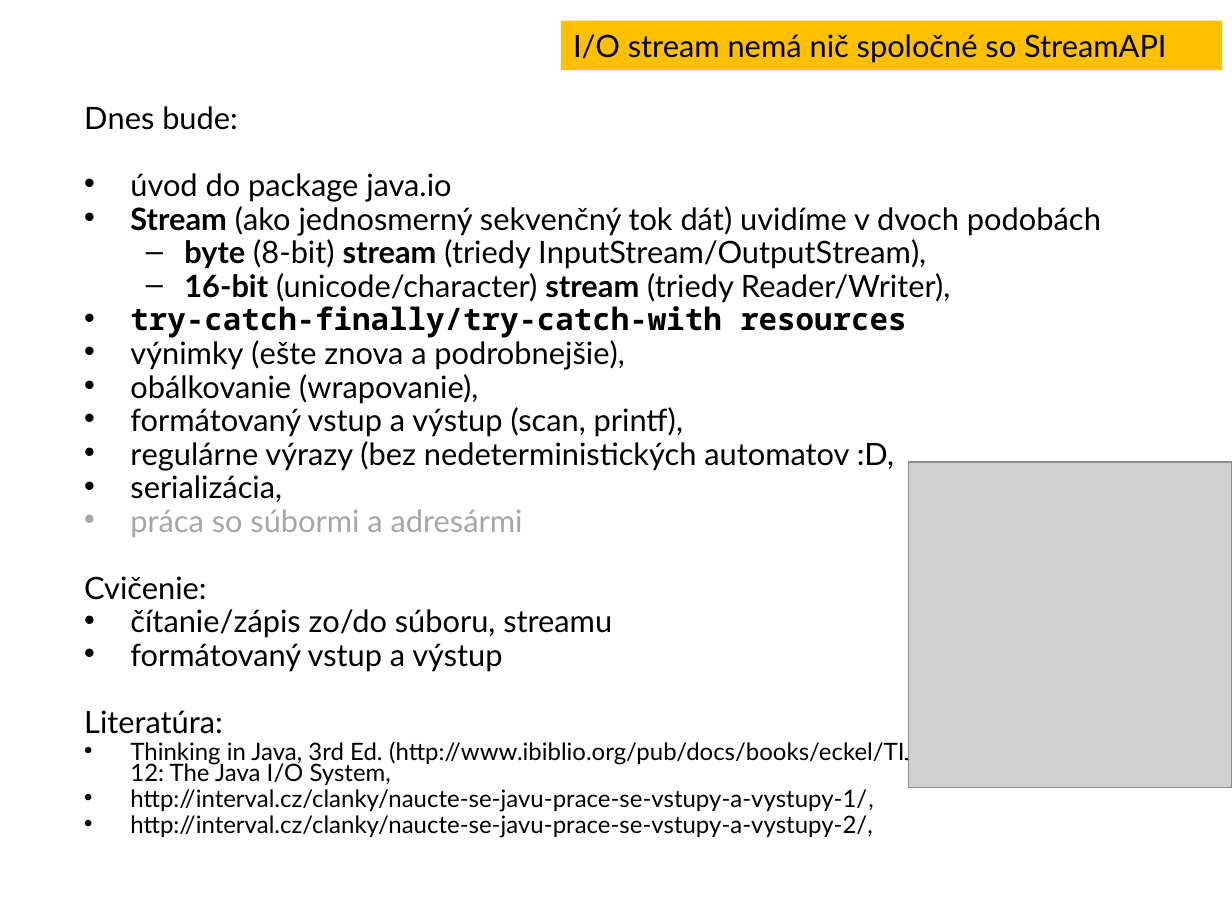
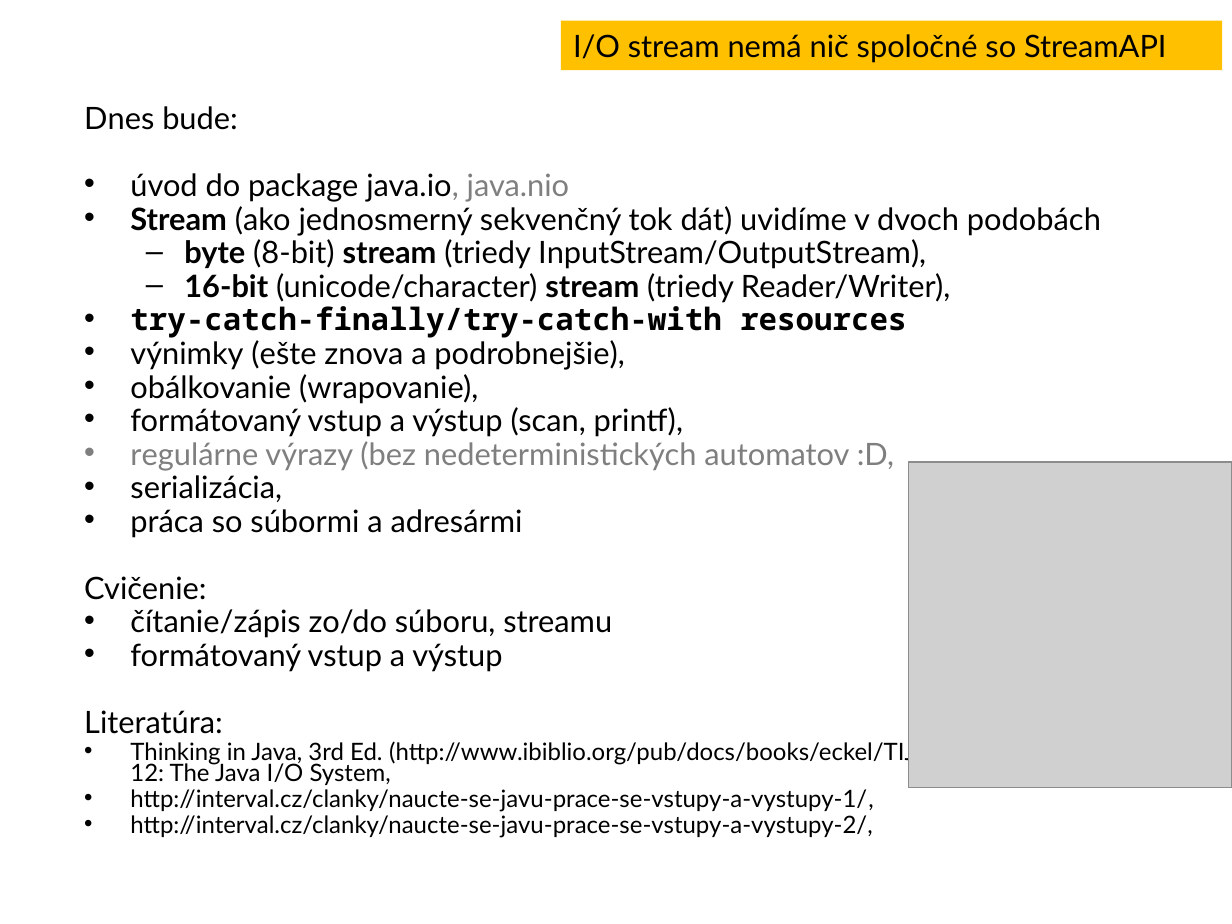
Before and after one commit to Programovanie4/Prednasky, a slide deck: slide 2 of 08/08_java.ppt. Drawn at 1232x924 pixels with LibreOffice and Linux fonts; fonts in the diff are those of the drawing; grey boxes stand for pictures. Boxes give left, top, right and bottom in pixels: in the first picture for what was removed or moved away, otherwise in the second. Text is boxed around its words. In the diff, an @@ line names an element or a change of style, - is before the commit and + after.

```diff
--- a/08/08_java.ppt
+++ b/08/08_java.ppt
@@ text at [130,173,569,202]: text changed @@
-• úvod do package java.io
+• úvod do package java.io, java.nio
@@ text at [130,441,894,538]: text colour #000000 to #7F7F7F in "regulárne výrazy (bez nedeterministických automatov :D,"; text colour #A6A6A6 to #000000 in "práca so súbormi a adresármi"; bullet colour #000000 to #7F7F7F; bullet colour #A6A6A6 to #000000 @@
```
Also in this commit, not shown: 4 other slides changed, 2 slides added, 2 other files.
